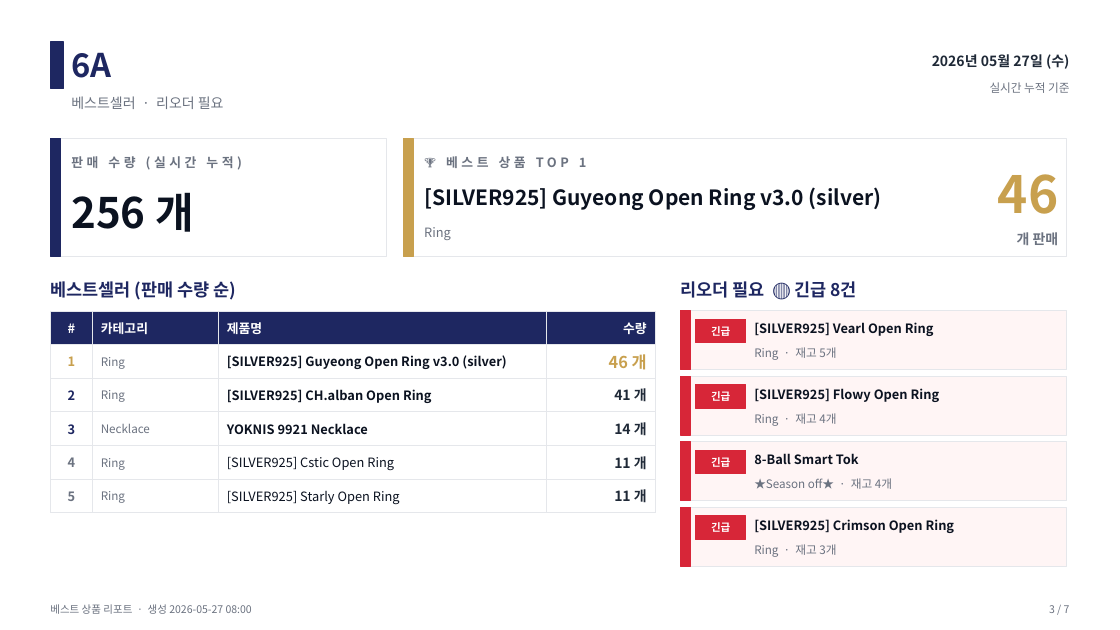
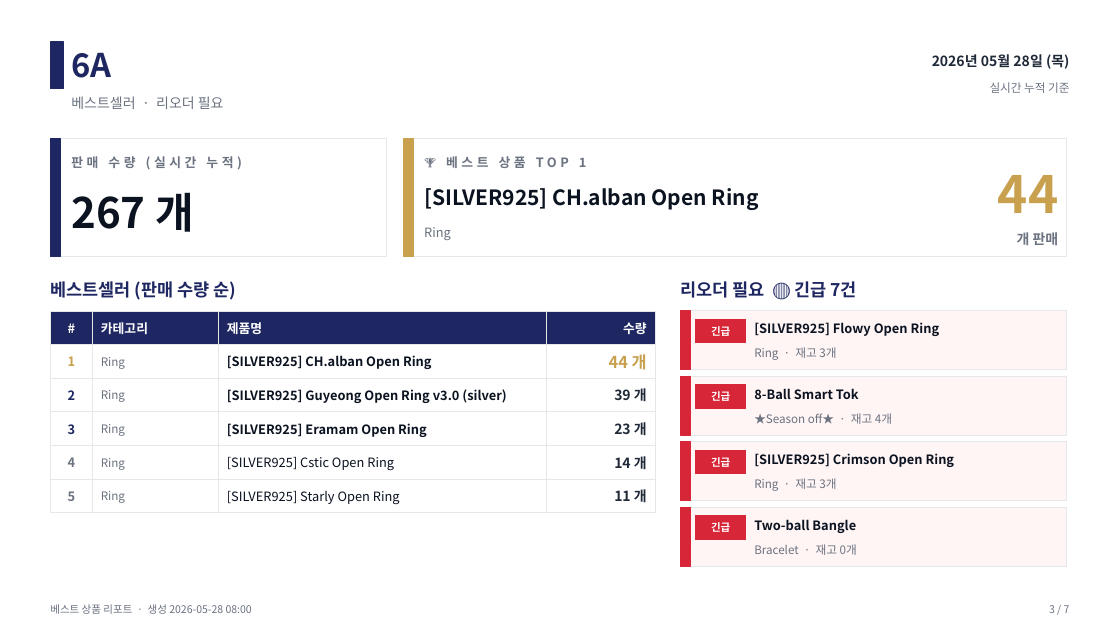
Before and after one commit to j65209/Brightbeed, a slide deck: slide 3 of data/sales-report.pptx. Drawn at 1120x630 pixels with LibreOffice and Linux fonts; fonts in the diff are those of the drawing. Boxes give left, top, right and bottom in pixels: in the first picture for what was removed or moved away, otherwise in the second. Text is boxed around its words. In the diff, an @@ line names an element or a change of style, - is before the commit and + after.

```diff
--- a/data/sales-report.pptx
+++ b/data/sales-report.pptx
@@ text at (x1=932, y1=54, x2=1069, y2=69): text changed @@
-2026년 05월 27일 (수)
+2026년 05월 28일 (목)
@@ text at (x1=998, y1=175, x2=1059, y2=213): text changed @@
-46
+44
@@ text at (x1=71, y1=192, x2=194, y2=232): text changed @@
-256 개
+267 개
@@ text at (x1=424, y1=188, x2=759, y2=210): text changed @@
-[SILVER925] Guyeong Open Ring v3.0 (silver)
+[SILVER925] CH.alban Open Ring
@@ text at (x1=680, y1=281, x2=856, y2=298): text changed @@
-리오더 필요 🔴 긴급 8건
+리오더 필요 🔴 긴급 7건
@@ table at (x1=50, y1=311, x2=655, y2=509) @@
-row 2, column 3: [SILVER925] Guyeong Open Ring v3.0 (silver)
+row 2, column 3: [SILVER925] CH.alban Open Ring
-row 2, column 4: 46 개
+row 2, column 4: 44 개
-row 3, column 3: [SILVER925] CH.alban Open Ring
+row 3, column 3: [SILVER925] Guyeong Open Ring v3.0 (silver)
-row 3, column 4: 41 개
+row 3, column 4: 39 개
-row 4: 3 | Necklace | YOKNIS 9921 Necklace | 14 개
+row 4: 3 | Ring | [SILVER925] Eramam Open Ring | 23 개
-row 5, column 4: 11 개
+row 5, column 4: 14 개
@@ text at (x1=754, y1=322, x2=940, y2=336): text changed @@
-[SILVER925] Vearl Open Ring
+[SILVER925] Flowy Open Ring
@@ text at (x1=754, y1=347, x2=836, y2=360): text changed @@
-Ring · 재고 5개
+Ring · 재고 3개
@@ text "8-Ball Smart Tok" moved from (x1=754, y1=453, x2=859, y2=464) to (x1=754, y1=388, x2=859, y2=399) @@
@@ text removed at (x1=754, y1=388, x2=940, y2=402) @@
-[SILVER925] Flowy Open Ring
@@ text at (x1=754, y1=413, x2=892, y2=424): text changed @@
-Ring · 재고 4개
+★Season off★ · 재고 4개
@@ text "[SILVER925] Crimson Open Ring" moved from (x1=754, y1=519, x2=955, y2=533) to (x1=754, y1=453, x2=955, y2=467) @@
@@ text at (x1=754, y1=478, x2=836, y2=491): text changed @@
-★Season off★ · 재고 4개
+Ring · 재고 3개
@@ text added at (x1=754, y1=519, x2=856, y2=533), 11 pt, text #0B1220, bold @@
+Two-ball Bangle
@@ text at (x1=754, y1=544, x2=857, y2=555): text changed @@
-Ring · 재고 3개
+Bracelet · 재고 0개
@@ text at (x1=50, y1=604, x2=252, y2=614): text changed @@
-베스트 상품 리포트 · 생성 2026-05-27 08:00
+베스트 상품 리포트 · 생성 2026-05-28 08:00
```
Also in this commit, not shown: 6 other slides changed.
